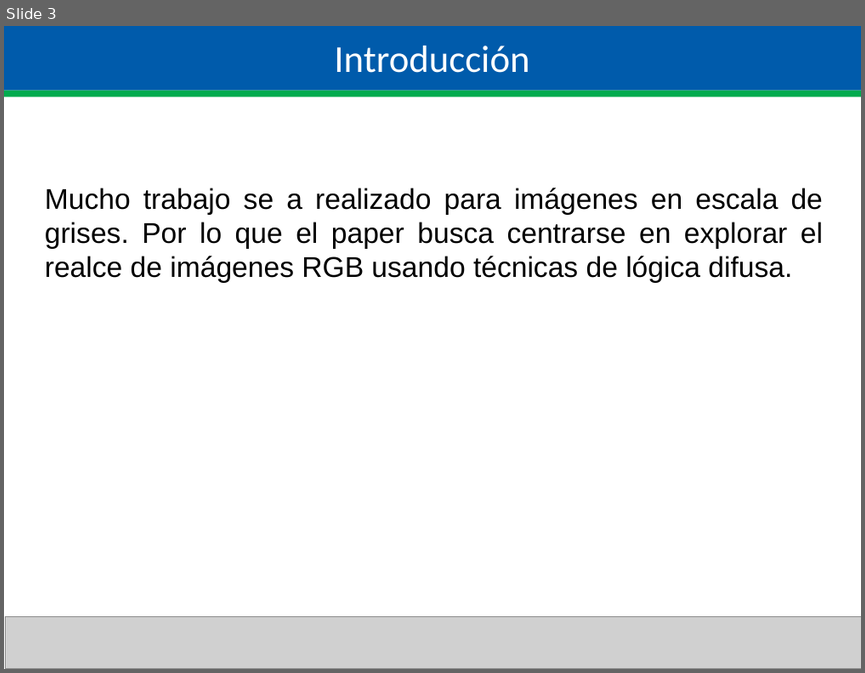
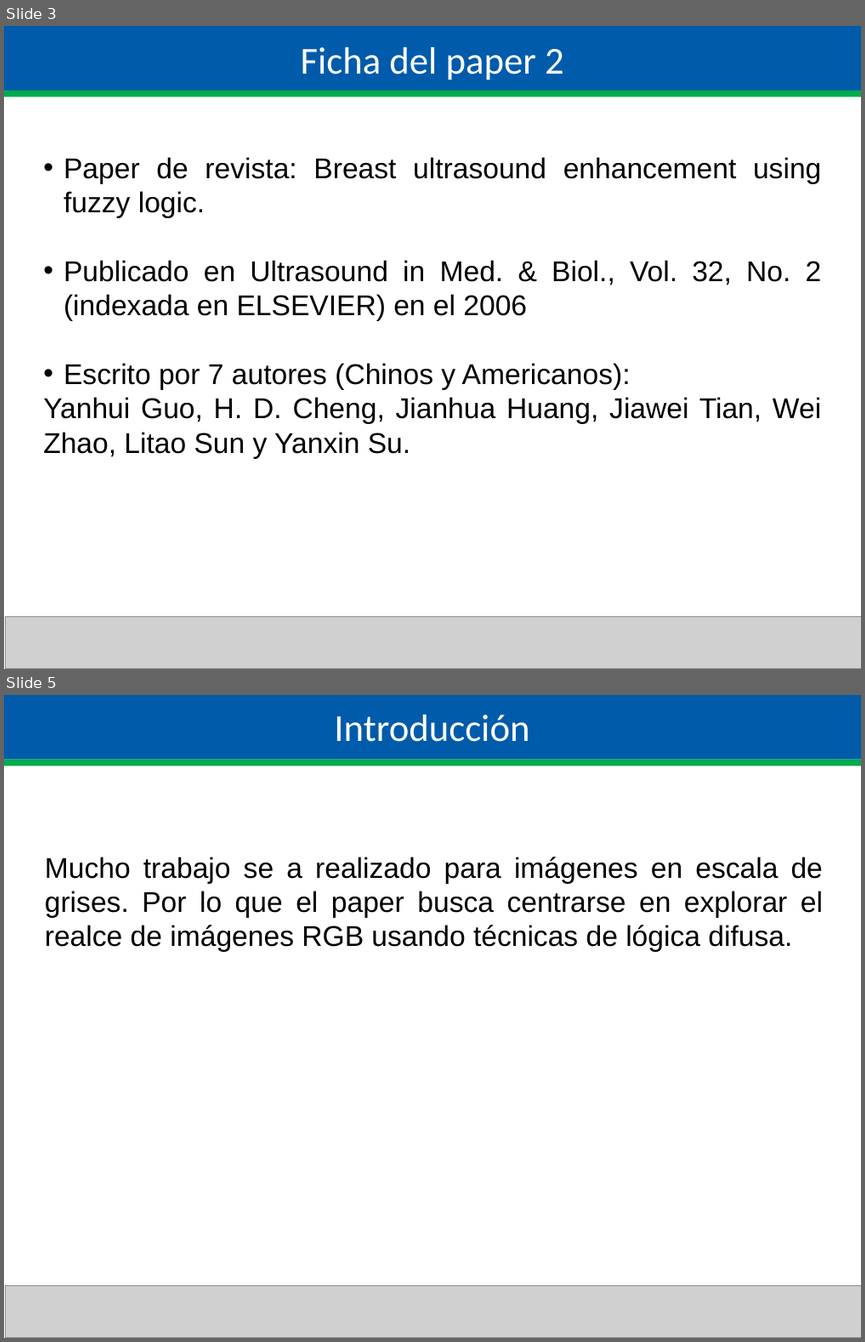
Before and after one commit to poface64/MIASegundoSemestre, a slide deck: LOGICA DIFUSA/TAREA F. PROPUESTA DE ARTICULO/PRESENTACION LOGICA DIFUSA.ppt. Shown one above the other, each under a label of ours: slide 3 before the commit, slides 3 and 5 after it; the slides between them are not shown. The pictures are 865x673 and 865x1342 pixels, drawn with LibreOffice and Linux fonts; fonts in the diff are those of the drawing; grey boxes stand for pictures. Boxes give left, top, right and bottom in pixels: in the first picture for what was removed or moved away, otherwise in the second. Text is boxed around its words. In the diff, an @@ line names an element or a change of style, - is before the commit and + after.

Commit message:
logica avance 2

```diff
--- a/LOGICA DIFUSA/TAREA F. PROPUESTA DE ARTICULO/PRESENTACION LOGICA DIFUSA.ppt
+++ b/LOGICA DIFUSA/TAREA F. PROPUESTA DE ARTICULO/PRESENTACION LOGICA DIFUSA.ppt
@@ slide 3 added at [4,26,861,669], background #FFFFFF @@
@@ rectangle added at [4,26,861,92], fill #005BAB, 32 pt, text #FFFFFF @@
+Ficha del paper 2
@@ rectangle added at [4,91,861,97], fill #00AB4E @@
@@ text added at [43,157,822,459], 24 pt, text #000000 @@
+• Paper de revista: Breast ultrasound enhancement using fuzzy logic.
+• Publicado en Ultrasound in Med. & Biol., Vol. 32, No. 2 (indexada en ELSEVIER) en el 2006
+• Escrito por 7 autores (Chinos y Americanos):
+Yanhui Guo, H. D. Cheng, Jianhua Huang, Jiawei Tian, Wei Zhao, Litao Sun y Yanxin Su.
@@ picture added at [6,617,861,669] @@
@@ what was slide 3 is now slide 5 @@
```
Also in this commit, not shown: 2 slides changed, 2 other slides added, 2 slides removed.
